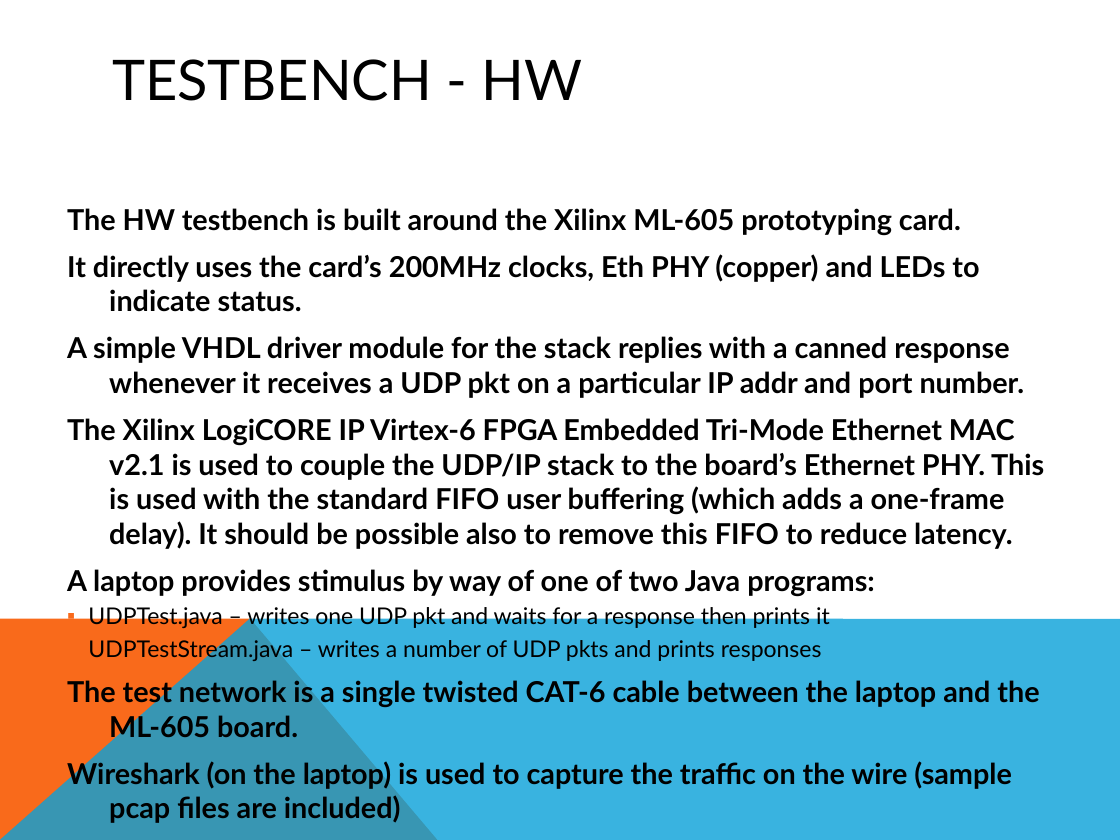
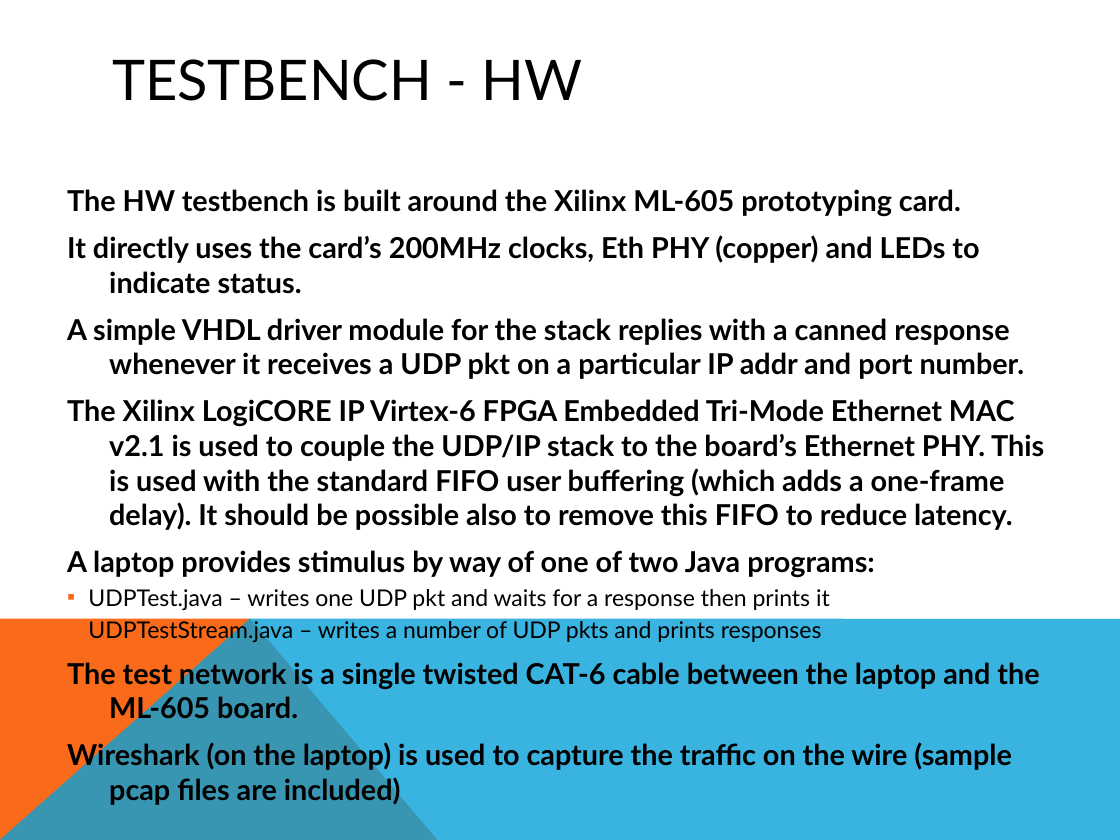
Before and after one commit to rsarwar87/udp_ip_core, a slide deck: slide 19 of doc/src/UDP_IP_Stack.pptx. Drawn at 1120x840 pixels with LibreOffice and Linux fonts; fonts in the diff are those of the drawing. Boxes give left, top, right and bottom in pixels: in the first picture for what was removed or moved away, otherwise in the second. Text is boxed around its words. In the diff, an @@ line names an element or a change of style, - is before the commit and + after.

```diff
--- a/doc/src/UDP_IP_Stack.pptx
+++ b/doc/src/UDP_IP_Stack.pptx
@@ text "The HW testbench is built ...": place and size @@
-text "The HW testbench is built ..." at <box>67,208,1044,823</box>
+text "The HW testbench is built ..." at <box>67,189,1044,805</box>
```
Also in this commit, not shown: 7 other slides changed, 17 other files.
